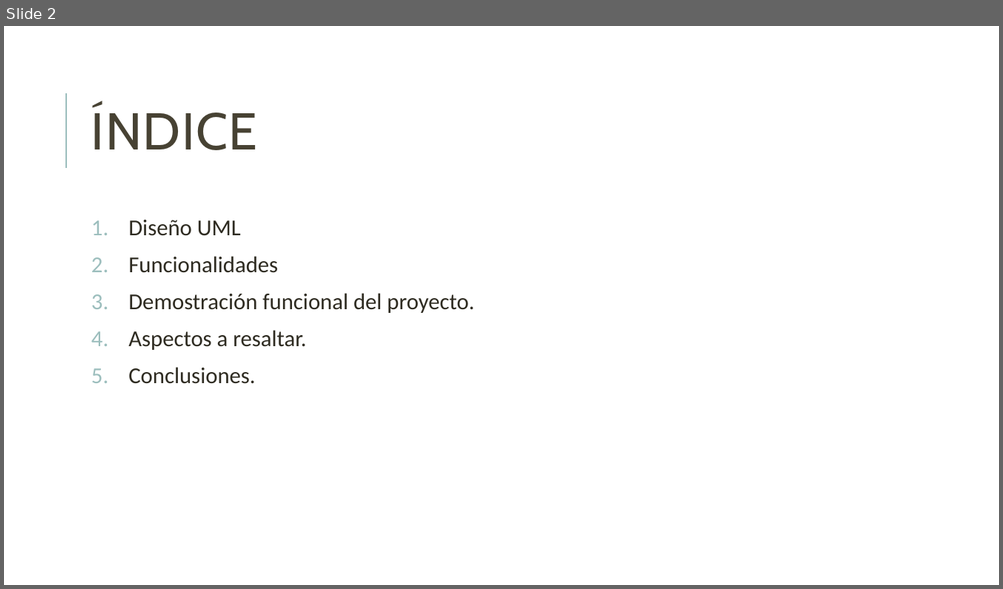
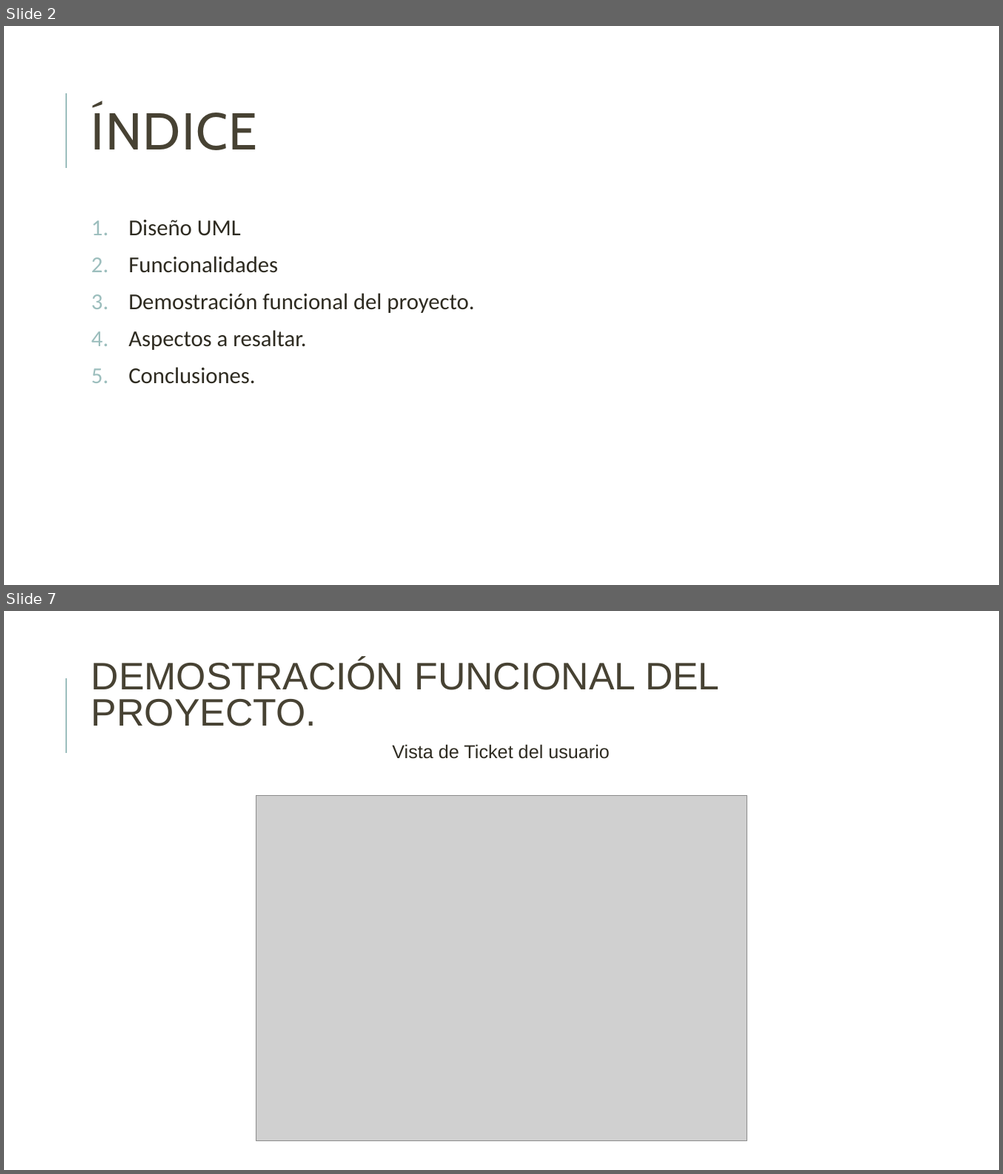
Before and after one commit to danielallhoff/M17-G4-AirDSS, a slide deck: AIRDSS.pptx. Shown one above the other, each under a label of ours: slide 2 before the commit, slides 2 and 7 after it; the slides between them are not shown. The pictures are 1003x589 and 1003x1174 pixels, drawn with LibreOffice and Linux fonts; fonts in the diff are those of the drawing; grey boxes stand for pictures. Boxes give left, top, right and bottom in pixels: in the first picture for what was removed or moved away, otherwise in the second. Text is boxed around its words. In the diff, an @@ line names an element or a change of style, - is before the commit and + after.

```diff
--- a/AIRDSS.pptx
+++ b/AIRDSS.pptx
@@ slide 7 added at (x1=4, y1=611, x2=999, y2=1170), background #FFFFFF; not listed: 1 template element that a slide beside it also shows @@
@@ title added at (x1=91, y1=658, x2=720, y2=726), 37 pt, text #474233 @@
+DEMOSTRACIÓN FUNCIONAL DEL PROYECTO.
@@ text added at (x1=392, y1=744, x2=609, y2=759), 18 pt, text #2E2B21 @@
+Vista de Ticket del usuario
@@ picture added at (x1=256, y1=796, x2=746, y2=1142) @@
```
Also in this commit, not shown: 20 slides changed, 3 other slides added.
